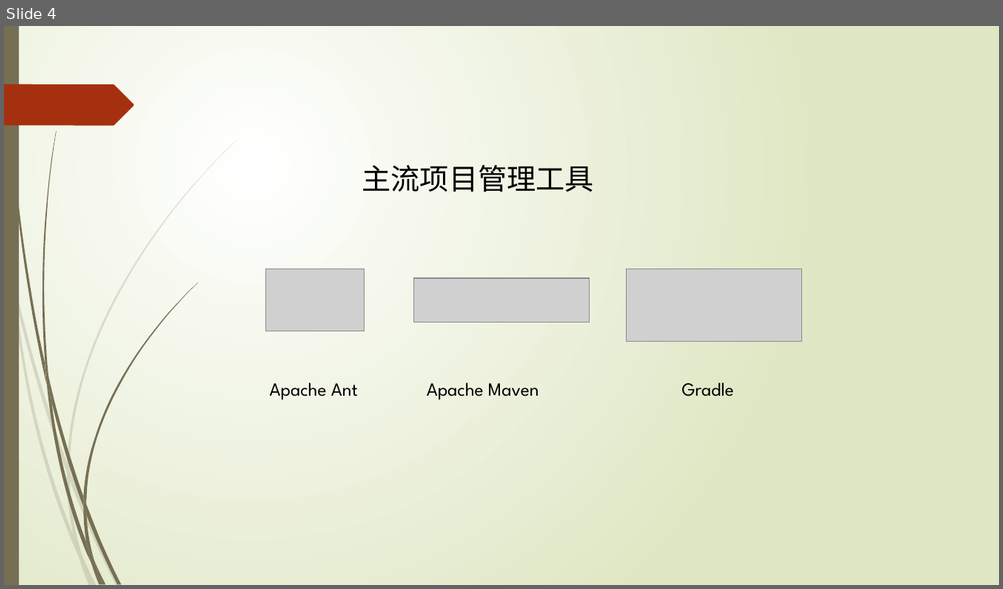
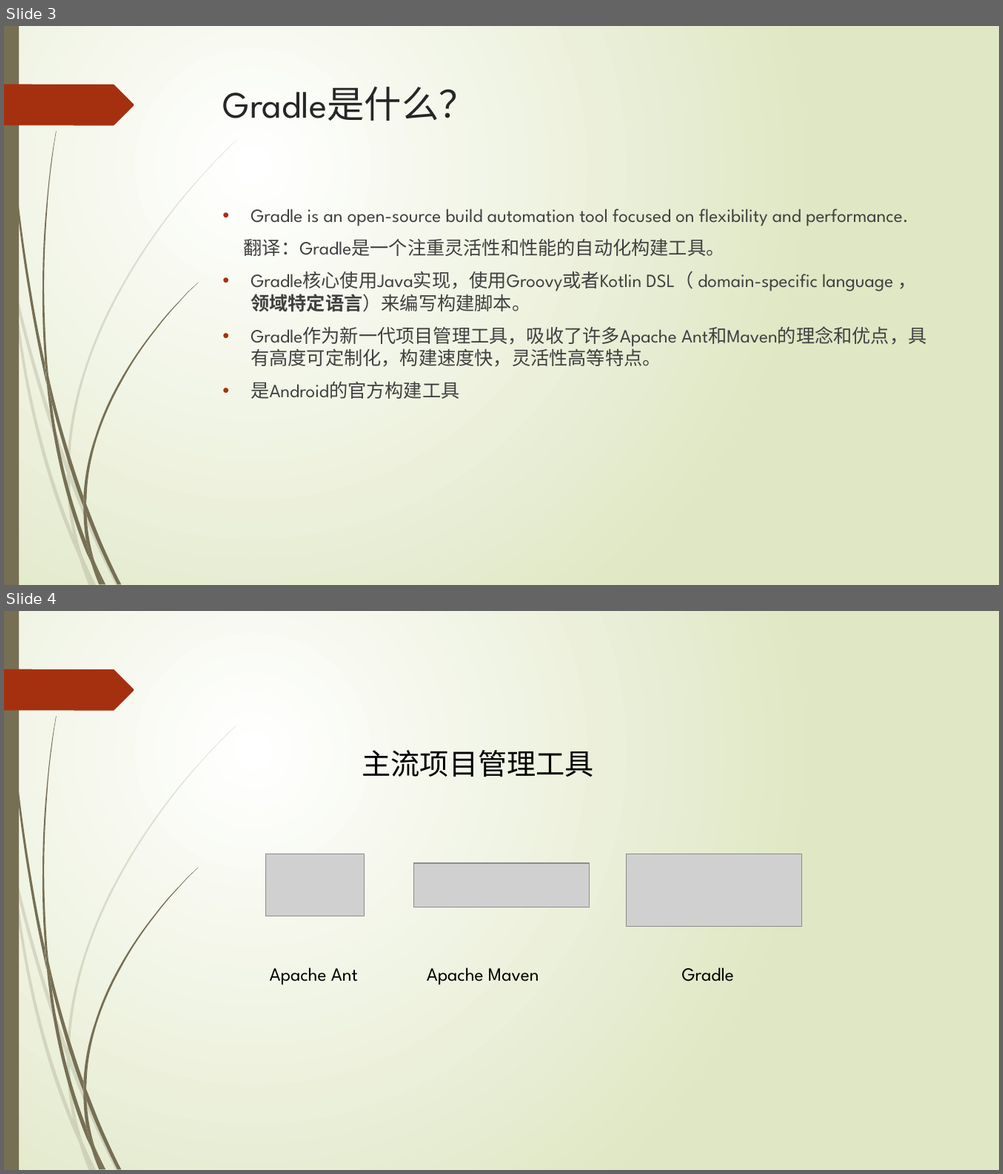
Before and after one commit to xljnc/gradle-springboot-plugin, a slide deck: doc/Gradle浅析.pptx. Shown one above the other, each under a label of ours: slide 4 before the commit, slides 3 and 4 after it. The pictures are 1003x589 and 1003x1174 pixels, drawn with LibreOffice and Linux fonts; fonts in the diff are those of the drawing; grey boxes stand for pictures. Boxes give left, top, right and bottom in pixels: in the first picture for what was removed or moved away, otherwise in the second. Text is boxed around its words. In the diff, an @@ line names an element or a change of style, - is before the commit and + after.

```diff
--- a/doc/Gradle浅析.pptx
+++ b/doc/Gradle浅析.pptx
@@ slide 3 added at bbox=[4, 26, 999, 585], background gradient #FFFFFF to #DFE8C4; not listed: 24 template elements that a slide beside it also shows @@
@@ title added at bbox=[223, 87, 476, 121], 36 pt, text #262626 @@
+Gradle是什么？
@@ text added at bbox=[244, 209, 927, 399], 18 pt, text #404040 @@
+• Gradle is an open-source build automation tool focused on flexibility and performance.
+翻译：Gradle是一个注重灵活性和性能的自动化构建工具。
+• Gradle核心使用Java实现，使用Groovy或者Kotlin DSL（ domain-specific language ，领域特定语言）来编写构建脚本。
+• Gradle作为新一代项目管理工具，吸收了许多Apache Ant和Maven的理念和优点，具有高度可定制化，构建速度快，灵活性高等特点。
+• 是Android的官方构建工具
```
Also in this commit, not shown: 2 slides changed, 3 other slides added, 1 slide removed.
